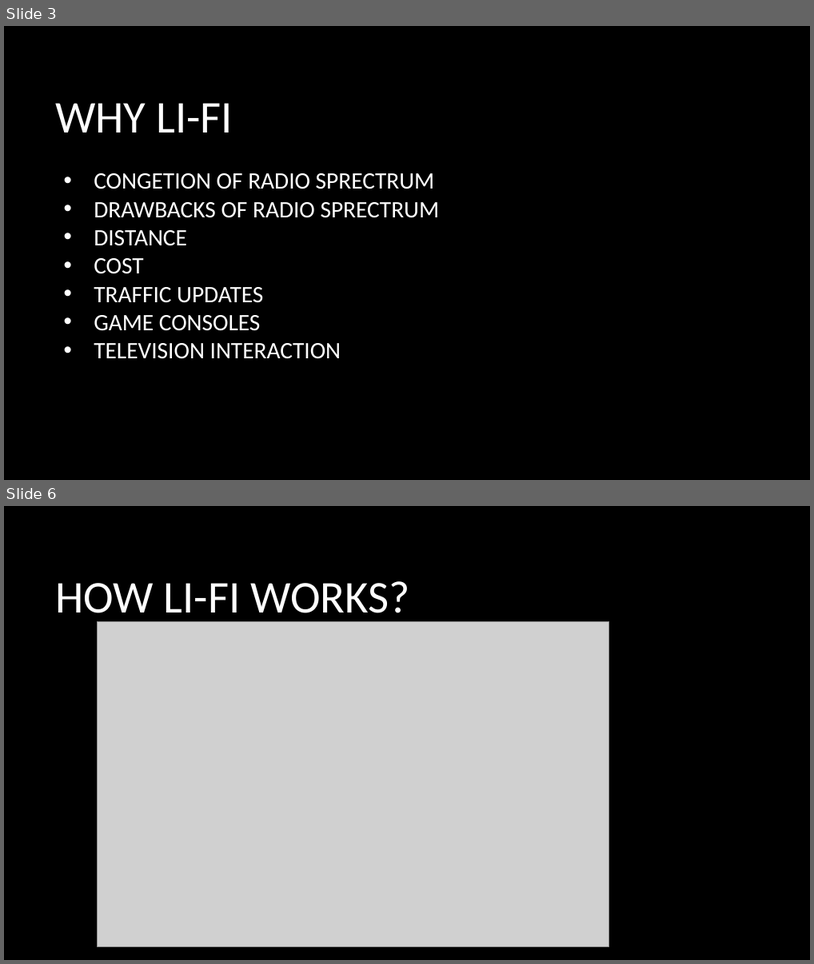
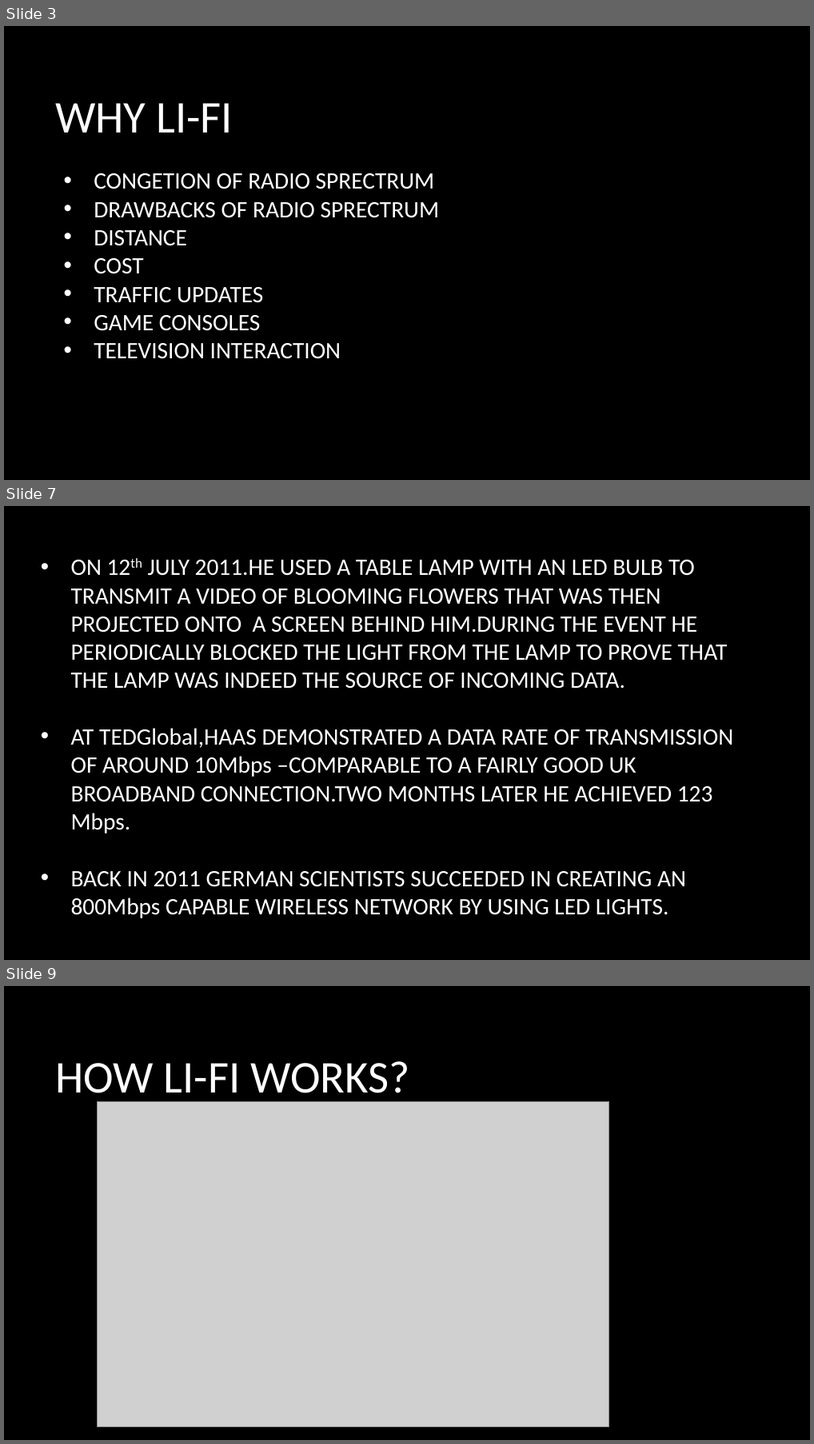
Before and after one commit to dedebanu/LIFI, a slide deck: VERSION CONTROL SYSTEM USING GIT.pptx. Shown one above the other, each under a label of ours: slides 3 and 6 before the commit, slides 3, 7 and 9 after it; the slides between them are not shown. The pictures are 814x964 and 814x1444 pixels, drawn with LibreOffice and Linux fonts; fonts in the diff are those of the drawing; grey boxes stand for pictures; background and template pictures are left out. Boxes give left, top, right and bottom in pixels: in the first picture for what was removed or moved away, otherwise in the second. Text is boxed around its words. In the diff, an @@ line names an element or a change of style, - is before the commit and + after.

```diff
--- a/VERSION CONTROL SYSTEM USING GIT.pptx
+++ b/VERSION CONTROL SYSTEM USING GIT.pptx
@@ slide 7 added at (x1=4, y1=506, x2=810, y2=960), background picture (left out) @@
@@ text added at (x1=71, y1=560, x2=734, y2=918), 28 pt, text #FFFFFF @@
+• ON 12th JULY 2011.HE USED A TABLE LAMP WITH AN LED BULB TO TRANSMIT A VIDEO OF BLOOMING FLOWERS THAT WAS THEN PROJECTED ONTO A SCREEN BEHIND HIM.DURING THE EVENT HE PERIODICALLY BLOCKED THE LIGHT FROM THE LAMP TO PROVE THAT THE LAMP WAS INDEED THE SOURCE OF INCOMING DATA.
+• AT TEDGlobal,HAAS DEMONSTRATED A DATA RATE OF TRANSMISSION OF AROUND 10Mbps –COMPARABLE TO A FAIRLY GOOD UK BROADBAND CONNECTION.TWO MONTHS LATER HE ACHIEVED 123 Mbps.
+• BACK IN 2011 GERMAN SCIENTISTS SUCCEEDED IN CREATING AN 800Mbps CAPABLE WIRELESS NETWORK BY USING LED LIGHTS.
@@ what was slide 6 is now slide 9 @@
```
Also in this commit, not shown: 8 slides changed, 13 other slides added, 1 slide removed.
